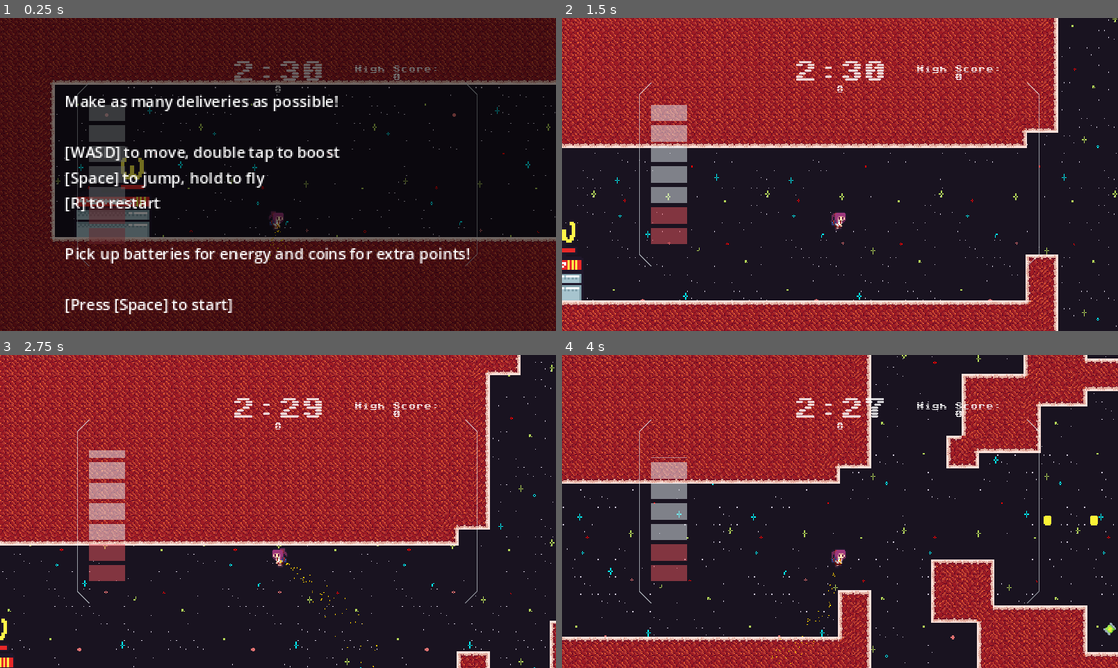
Above: before the commit, frames 1-4 (two rows, left to right).
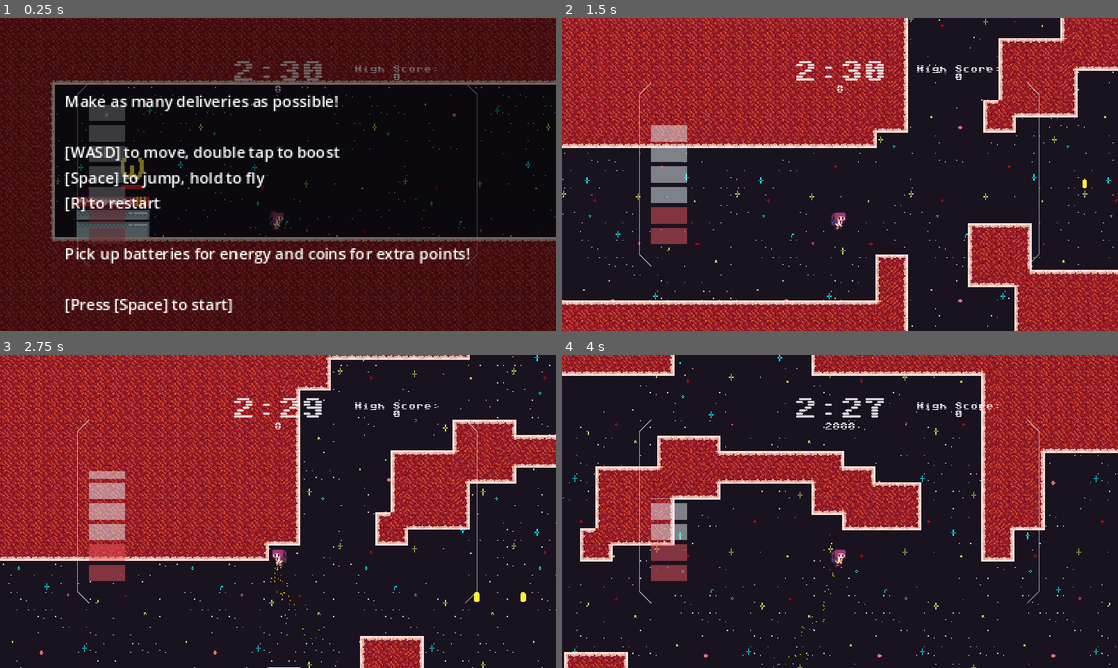
Above: after the commit, the same moments.

Repository: ryiuthere/ScoreJam2024
Game: Godot game, scene res://Assets/Scenes/Main.tscn
The game is run twice, just before and just after one commit, with the same random seed, the same clock (stepped at 60 frames per second) and the same inputs. Sound files missing from this copy of the repository are replaced by a short silence.
Inputs (mouse positions are in pixels of both pictures, inside the frame that each line leads up to):
- Up to frame 1 (0.25 s): no input
- Up to frame 2 (1.5 s): tap Enter at 0.5 s; move the mouse to (962, 158) at 0.52 s; hold D (right) from 0.53 s (still down); click (962, 158) at 0.6 s; tap Space (jump) at 0.77, 1.07 s; tap Shift (dash, bound only after the commit) at 0.8, 1.35 s; move the mouse to (728, 190) at 1.27 s
- Up to frame 3 (2.75 s): tap Space (jump) at 1.52, 1.55, 1.82 s; move the mouse to (333, 442) at 2.02 s; release D (right) at 2.03 s; hold A (left) from 2.03 s (still down); hold Space (jump) from 2.03 s (still down); click (333, 442) at 2.3 s
- Up to frame 4 (4 s): move the mouse to (812, 574) at 2.77 s; release A (left) at 2.78 s; release Space (jump) at 2.78 s; hold D (right) from 2.78 s (still down); click (812, 574) at 2.85 s; tap Space (jump) at 3.02, 3.32 s; tap Shift (dash, bound only after the commit) at 3.05, 3.6 s; move the mouse to (1006, 558) at 3.52 s; hold Space (jump) from 3.53 s (still down)

The runs differ from the first frame. In frame 1, less than 0.1% of the frame differs, in the area x 48-52%, y 65-78%; in frame 2, 38%; in frame 3, 43%; in frame 4, 52%, in the area x 0-100%, y 0-100%.

Commit message:
Bug fixes, dash on button, end screen click to continue

Diff:
--- a/Assets/Scenes/Player.tscn
+++ b/Assets/Scenes/Player.tscn
@@ -1,8 +1,7 @@
-[gd_scene load_steps=17 format=3 uid="uid://dxuenr2hv1fwp"]
+[gd_scene load_steps=16 format=3 uid="uid://dxuenr2hv1fwp"]
 
 [ext_resource type="Script" path="res://Assets/Scripts/Player.gd" id="1_x2vs8"]
 [ext_resource type="Texture2D" uid="uid://dhin2nq2ra5wx" path="res://Assets/Raw/playersheet.png" id="2_gxc32"]
-[ext_resource type="Script" path="res://Assets/Scripts/DoubleTapTimer.gd" id="3_d1qb6"]
 [ext_resource type="Script" path="res://Assets/Scenes/Sprite2D.gd" id="3_m2rdv"]
 [ext_resource type="AudioStream" uid="uid://bm58w3svchjfb" path="res://Assets/Raw/jetpack.ogg" id="4_qtgcp"]
 
@@ -193,15 +192,11 @@
 shape = SubResource("CapsuleShape2D_bpknv")
 
 [node name="HoverParticles" type="GPUParticles2D" parent="."]
+emitting = false
 amount = 75
 process_material = SubResource("ParticleProcessMaterial_40a31")
 speed_scale = 1.65
 
-[node name="Timer" type="Timer" parent="."]
-wait_time = 0.3
-one_shot = true
-script = ExtResource("3_d1qb6")
-
 [node name="HoverAudio" type="AudioStreamPlayer" parent="."]
 stream = ExtResource("4_qtgcp")
 volume_db = -6.0
--- a/Assets/Scenes/Sprite2D.gd
+++ b/Assets/Scenes/Sprite2D.gd
@@ -3,7 +3,7 @@
 var yPos = 0.0
 
 
-func _physics_process(delta) -> void:
+func _physics_process(_delta) -> void:
 
 	# (sin(time * hover speed) * hover range) - offset
 	yPos = (sin(Time.get_ticks_msec() * 0.005) * 2) - 2
--- a/Assets/Scripts/EndScreen.gd
+++ b/Assets/Scripts/EndScreen.gd
@@ -4,6 +4,6 @@
 
 func set_score(score: int) -> void:
 	if (score <= game_controller.high_score):
-		$Label.text = "Score: %s\n\nHigh Score: %s\n\nPress [Space] to try again." % [str(score), str(game_controller.high_score)]
+		$Label.text = "Score: %s\n\nHigh Score: %s\n\n[Click] to try again." % [str(score), str(game_controller.high_score)]
 	else:
-		$Label.text = "Score: %s *New High Score!*\n\nHigh Score: %s\n\nPress [Space] to try again." % [str(score), str(game_controller.high_score)]
+		$Label.text = "Score: %s *New High Score!*\n\nHigh Score: %s\n\n[Click] to try again." % [str(score), str(game_controller.high_score)]
--- a/Assets/Scripts/Player.gd
+++ b/Assets/Scripts/Player.gd
@@ -62,15 +62,10 @@
 	jump_hold = Input.is_action_pressed("jump")
 	fastfall = Input.is_action_pressed("down")
 	dash_axis = Vector2.ZERO
-	if (Input.is_action_just_pressed("left")):
-		dash_axis.x -= 1 if $Timer.double_tap("left") else 0
-	if (Input.is_action_just_pressed("right")):
-		dash_axis.x += 1 if $Timer.double_tap("right") else 0
-	if (Input.is_action_just_pressed("up")):
-		dash_axis.y -= 1 if $Timer.double_tap("up") else 0
-	if (Input.is_action_just_pressed("down")):
-		dash_axis.y += 1 if $Timer.double_tap("down") else 0
-
+	if (Input.is_action_just_pressed("dash")):
+		dash_axis.x = int(Input.is_action_pressed("right")) - int(Input.is_action_pressed("left"))
+		dash_axis.y = int(Input.is_action_pressed("down")) - int(Input.is_action_pressed("up"))
+		dash_axis = dash_axis.normalized()
 
 func move(delta) -> void:
 	if (game_controller.game_state == 0):
--- a/Assets/Scripts/game_controller.gd
+++ b/Assets/Scripts/game_controller.gd
@@ -6,7 +6,7 @@
 var reset_time := 150
 var time := 150
 
-@export var delivery_score := 2500
+@export var delivery_score := 7500
 @export var coin_pickup_score := 100
 @export var timer : Timer
 
@@ -24,18 +24,20 @@
 func _ready() -> void:
 	timer = $GameTimer
 	$TileMap.calc_tileset_count()
-	reset()
+	reset(false)
 
 func _input(_event) -> void:
 	if (game_state == 0):
-		if (Input.is_action_just_pressed("jump")):
+		if ($EndScreen.visible == false and Input.is_action_just_pressed("jump")):
 			game_state = 1
 			$ScreenCover.visible = false
 			$EndScreen.visible = false
 			timer.start()
+		elif (Input.is_action_just_pressed("click")):
+			$EndScreen.visible = false
 	else:
 		if (Input.is_action_just_pressed("reset")):
-			reset()
+			reset(false)
 
 func touch_goal(goal: String):
 	if target_goal == goal:
@@ -54,19 +56,19 @@
 func _on_game_timer_timeout(): # Called every second
 	time -= 1
 	if (time == 0):
-		reset()
 		$EndScreen.set_score(score)
-		$EndScreen.visible = true
+		reset(true)
 
 func _on_player_score_pickup(amount):
 	score += amount
 
-func reset() -> void:
+func reset(show_end_screen: bool) -> void:
 	high_score = score if score > high_score else high_score
+	target_goal = "right"
 	score = 0
 	game_state = 0
 	$ScreenCover.visible = true
-	$EndScreen.visible = false
+	$EndScreen.visible = show_end_screen
 	$Player.global_position = player_initial_position
 	$Player.velocity = Vector2.ZERO
 	$Player.refill_fuel(1)
--- a/project.godot
+++ b/project.godot
@@ -51,6 +51,16 @@
 "events": [Object(InputEventKey,"resource_local_to_scene":false,"resource_name":"","device":-1,"window_id":0,"alt_pressed":false,"shift_pressed":false,"ctrl_pressed":false,"meta_pressed":false,"pressed":false,"keycode":0,"physical_keycode":82,"key_label":0,"unicode":114,"echo":false,"script":null)
 ]
 }
+dash={
+"deadzone": 0.5,
+"events": [Object(InputEventKey,"resource_local_to_scene":false,"resource_name":"","device":-1,"window_id":0,"alt_pressed":false,"shift_pressed":false,"ctrl_pressed":false,"meta_pressed":false,"pressed":false,"keycode":0,"physical_keycode":4194325,"key_label":0,"unicode":0,"echo":false,"script":null)
+]
+}
+click={
+"deadzone": 0.5,
+"events": [Object(InputEventMouseButton,"resource_local_to_scene":false,"resource_name":"","device":-1,"window_id":0,"alt_pressed":false,"shift_pressed":false,"ctrl_pressed":false,"meta_pressed":false,"button_mask":1,"position":Vector2(394, 15),"global_position":Vector2(398, 58),"factor":1.0,"button_index":1,"canceled":false,"pressed":true,"double_click":false,"script":null)
+]
+}
 
 [rendering]
 
